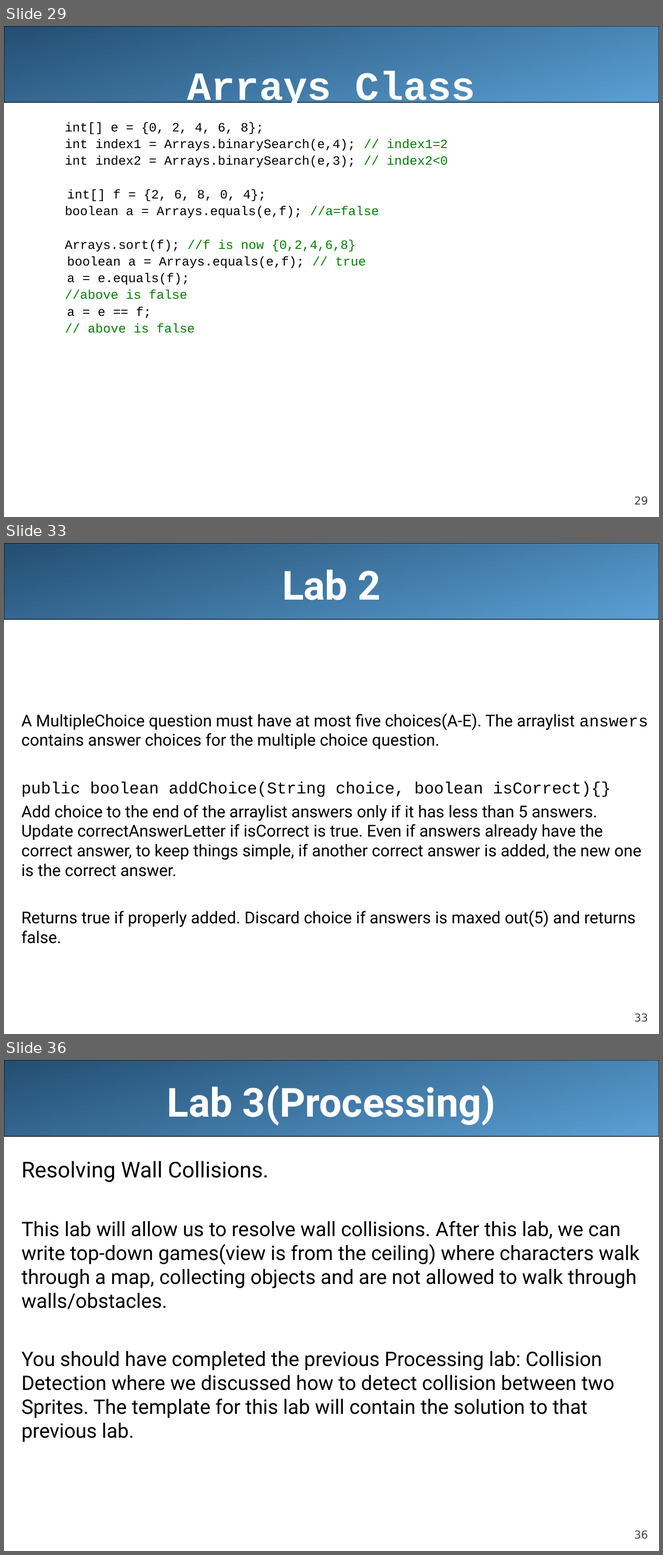
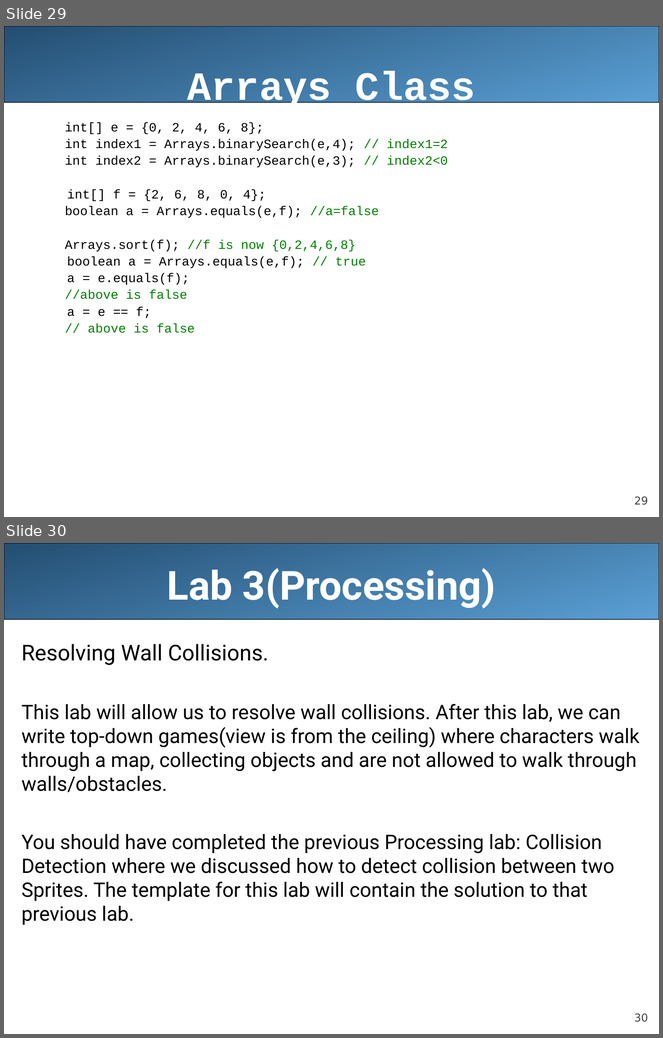
Before and after one commit to LongBaoNguyen/longbaonguyen.github.io, a slide deck: courses/apcsa/lecture19.ppt. Shown one above the other, each under a label of ours: slides 29, 33 and 36 before the commit, slides 29 and 30 after it; the slides between them are not shown. The pictures are 663x1555 and 663x1038 pixels, drawn with LibreOffice and Linux fonts; fonts in the diff are those of the drawing. Boxes give left, top, right and bottom in pixels: in the first picture for what was removed or moved away, otherwise in the second. Text is boxed around its words. In the diff, an @@ line names an element or a change of style, - is before the commit and + after.

```diff
--- a/courses/apcsa/lecture19.ppt
+++ b/courses/apcsa/lecture19.ppt
@@ slide 33 removed at (x1=4, y1=543, x2=659, y2=1034), background #FFFFFF; not listed: 2 template elements that a slide beside it also shows @@
@@ title removed at (x1=282, y1=570, x2=380, y2=600) @@
-Lab 2
@@ text removed at (x1=21, y1=714, x2=648, y2=944) @@
-A MultipleChoice question must have at most five choices(A-E). The arraylist answers contains answer choices for the multiple choice question.
-public boolean addChoice(String choice, boolean isCorrect){}
-Add choice to the end of the arraylist answers only if it has less than 5 answers. Update correctAnswerLetter if isCorrect is true. Even if answers already have the correct answer, to keep things simple, if another correct answer is added, the new one is the correct answer.
-Returns true if properly added. Discard choice if answers is maxed out(5) and returns false.
@@ what was slide 36 is now slide 30 @@
@@ page number at (x1=634, y1=1014, x2=648, y2=1022): text changed @@
-36
+30
```
Also in this commit, not shown: 5 other slides removed, 9 other files.
